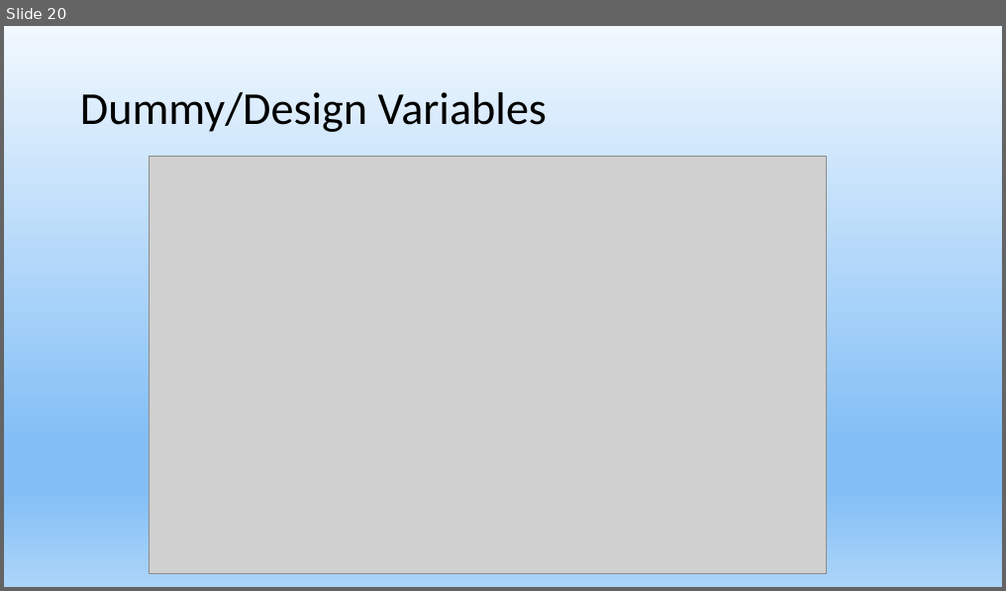
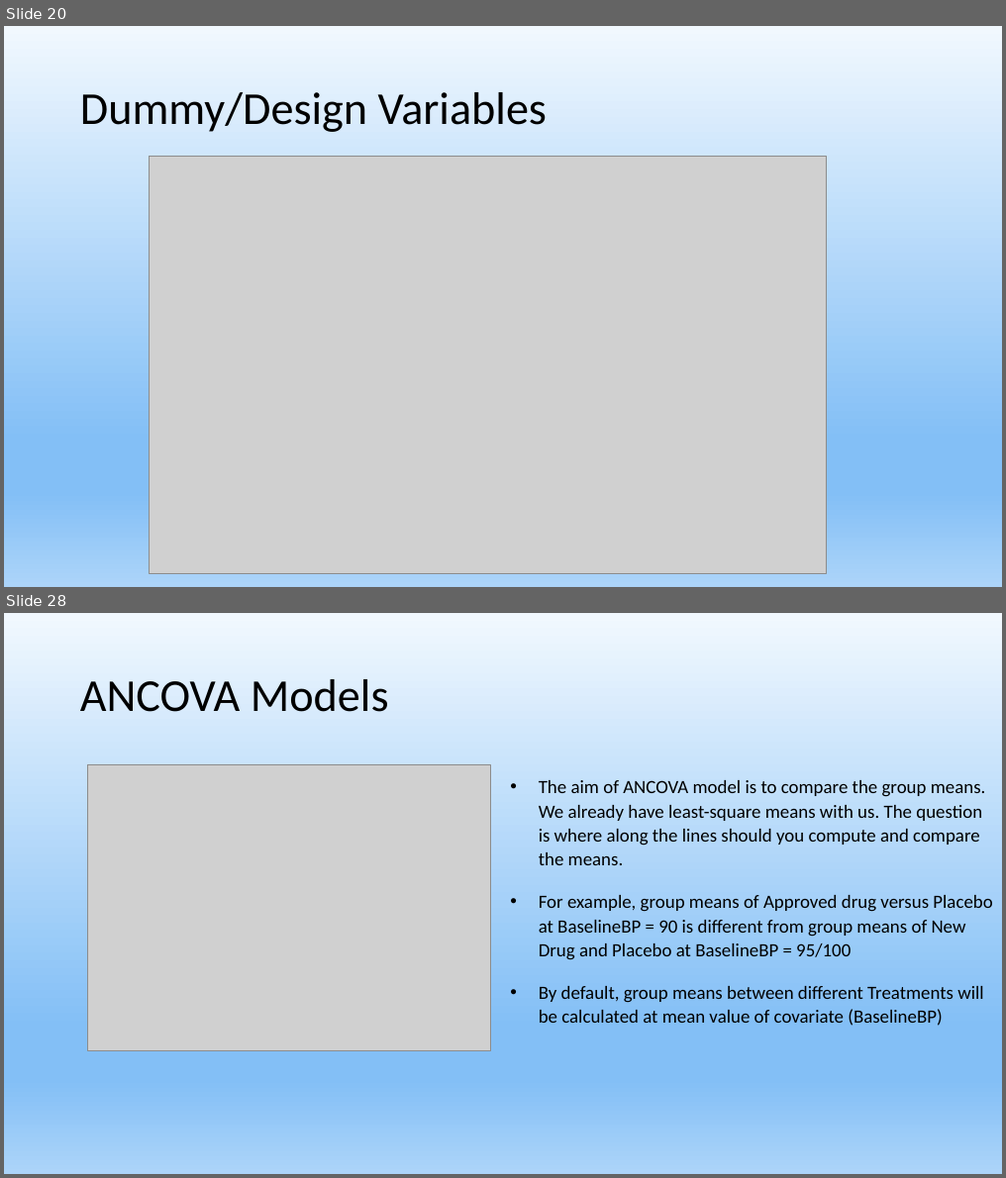
Before and after one commit to urvish-stat/Data-Science-using-SAS-and-Python, a slide deck: Docs/Dummy Variables and ANCOVA Models.pptx. Shown one above the other, each under a label of ours: slide 20 before the commit, slides 20 and 28 after it; the slides between them are not shown. The pictures are 1006x591 and 1006x1178 pixels, drawn with LibreOffice and Linux fonts; fonts in the diff are those of the drawing; grey boxes stand for pictures. Boxes give left, top, right and bottom in pixels: in the first picture for what was removed or moved away, otherwise in the second. Text is boxed around its words. In the diff, an @@ line names an element or a change of style, - is before the commit and + after.

```diff
--- a/Docs/Dummy Variables and ANCOVA Models.pptx
+++ b/Docs/Dummy Variables and ANCOVA Models.pptx
@@ slide 28 added at (x1=4, y1=613, x2=1002, y2=1174), background gradient #F1F8FE to #83BFF6 to #ACD4F9 @@
@@ title added at (x1=80, y1=679, x2=389, y2=712), 44 pt, text #000000 @@
+ANCOVA Models
@@ picture added at (x1=87, y1=764, x2=491, y2=1051) @@
@@ text added at (x1=539, y1=780, x2=992, y2=1026), 18 pt, text #000000 @@
+• The aim of ANCOVA model is to compare the group means. We already have least-square means with us. The question is where along the lines should you compute and compare the means.
+• For example, group means of Approved drug versus Placebo at BaselineBP = 90 is different from group means of New Drug and Placebo at BaselineBP = 95/100
+• By default, group means between different Treatments will be calculated at mean value of covariate (BaselineBP)
```
Also in this commit, not shown: 14 other slides added, 1 other file.
